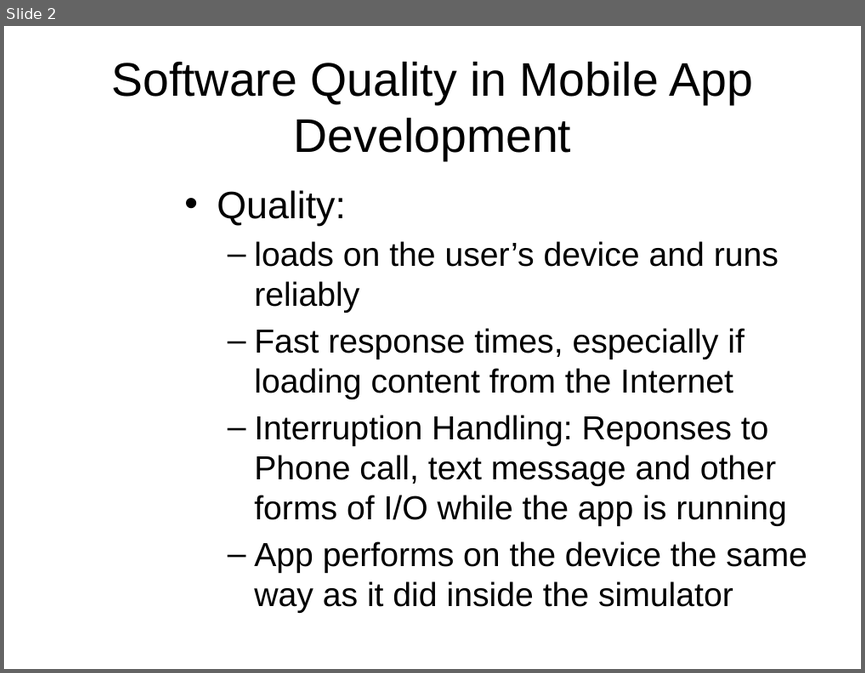
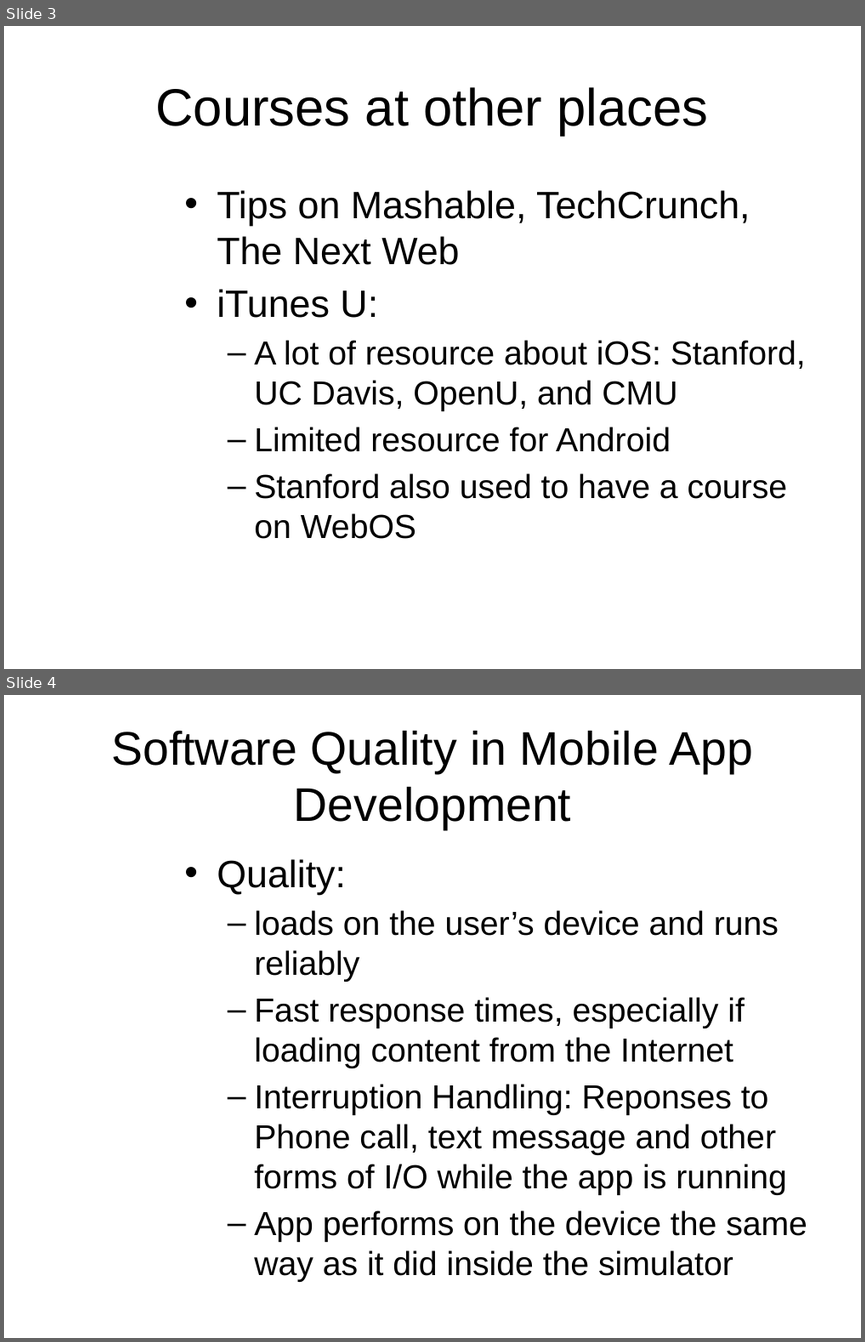
Before and after one commit to veevickytoria/WhatsInTheFridge, a slide deck: Documents/Domain Track Presentation.pptx. Shown one above the other, each under a label of ours: slide 2 before the commit, slides 3 and 4 after it. The pictures are 865x673 and 865x1342 pixels, drawn with LibreOffice and Linux fonts; fonts in the diff are those of the drawing; background and template pictures are left out. Boxes give left, top, right and bottom in pixels: in the first picture for what was removed or moved away, otherwise in the second. Text is boxed around its words. In the diff, an @@ line names an element or a change of style, - is before the commit and + after.

```diff
--- a/Documents/Domain Track Presentation.pptx
+++ b/Documents/Domain Track Presentation.pptx
@@ slide 3 added at [4,26,861,669], background picture (left out) @@
@@ title added at [155,87,709,136], 44 pt, text #000000 @@
+Courses at other places
@@ text added at [216,190,806,539], 28 pt, text #000000 @@
+• Tips on Mashable, TechCrunch, The Next Web
+• iTunes U:
+  – A lot of resource about iOS: Stanford, UC Davis, OpenU, and CMU
+  – Limited resource for Android
+  – Stanford also used to have a course on WebOS
@@ what was slide 2 is now slide 4 @@
```
Also in this commit, not shown: 2 slides changed, 1 other slide added, 2 other files.
